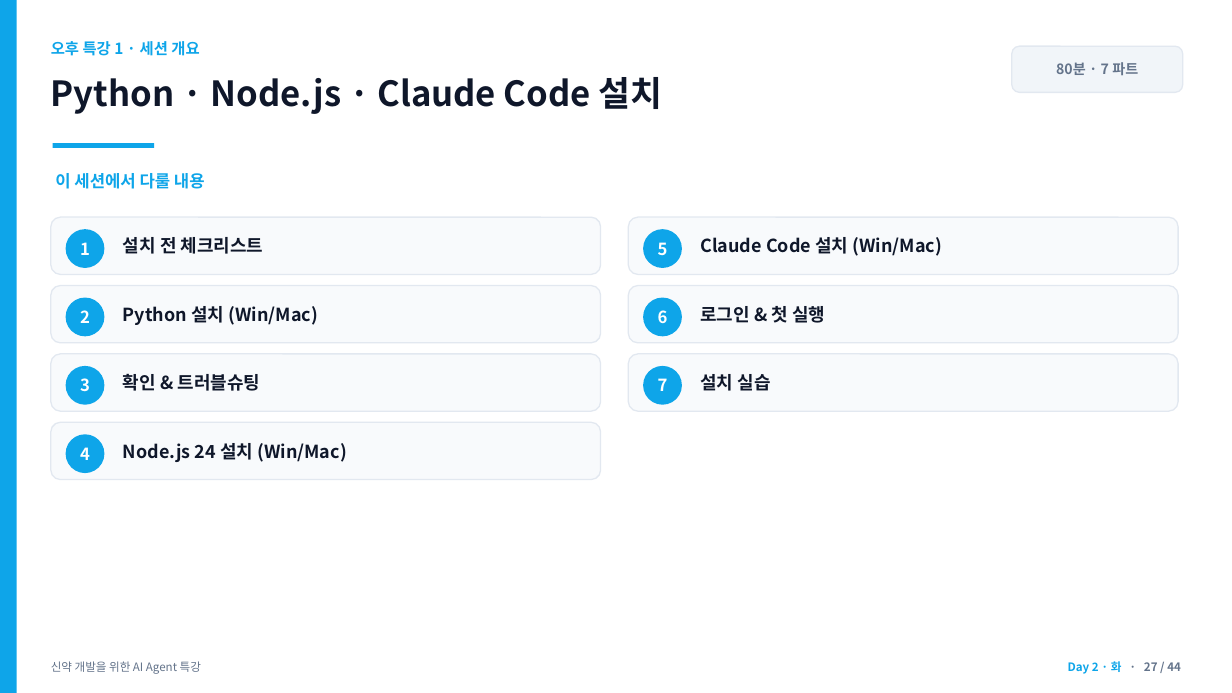
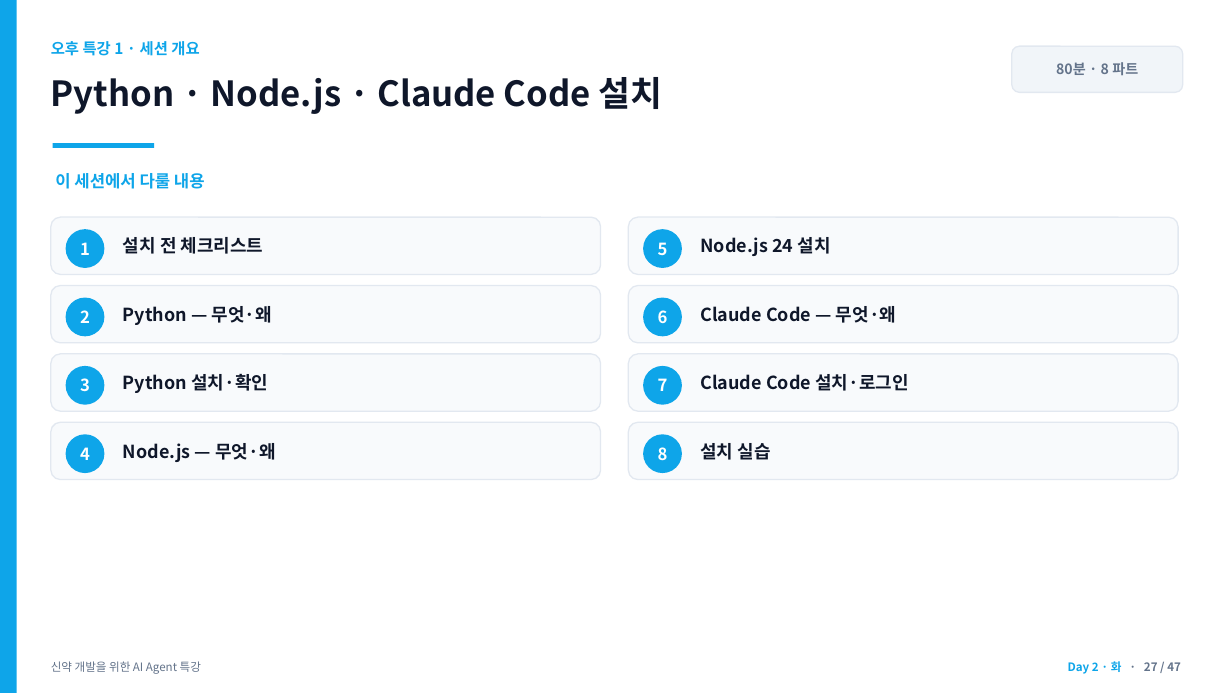
Before and after one commit to jyshin-22/wku-ai-agent-program, a slide deck: slide 27 of slides/day2.pptx. Drawn at 1232x693 pixels with LibreOffice and Linux fonts; fonts in the diff are those of the drawing. Boxes give left, top, right and bottom in pixels: in the first picture for what was removed or moved away, otherwise in the second. Text is boxed around its words. In the diff, an @@ line names an element or a change of style, - is before the commit and + after.

```diff
--- a/slides/day2.pptx
+++ b/slides/day2.pptx
@@ text at [1056,62,1138,75]: text changed @@
-80분 · 7 파트
+80분 · 8 파트
@@ text at [700,237,831,256]: text changed @@
-Claude Code 설치 (Win/Mac)
+Node.js 24 설치
@@ text at [123,306,272,325]: text changed @@
-Python 설치 (Win/Mac)
+Python — 무엇·왜
@@ text at [700,306,896,323]: text changed @@
-로그인 & 첫 실행
+Claude Code — 무엇·왜
@@ text at [123,374,268,393]: text changed @@
-확인 & 트러블슈팅
+Python 설치·확인
@@ text at [700,374,908,391]: text changed @@
-설치 실습
+Claude Code 설치·로그인
@@ text at [123,443,275,462]: text changed @@
-Node.js 24 설치 (Win/Mac)
+Node.js — 무엇·왜
@@ rounded rectangle added at [628,422,1178,480], fill #F8FAFC, outline #E2E8F0 1 pt @@
@@ ellipse added at [643,434,682,473], fill #0EA5E9 @@
@@ text added at [658,447,668,461], 13 pt, text #FFFFFF, bold @@
+8
@@ text added at [700,443,771,460], 14 pt, text #0F172A, bold @@
+설치 실습
@@ text at [1068,661,1181,674]: text changed @@
-Day 2 · 화 · 27 / 44
+Day 2 · 화 · 27 / 47
```
Also in this commit, not shown: 43 other slides changed, 3 slides added, 6 other files.
